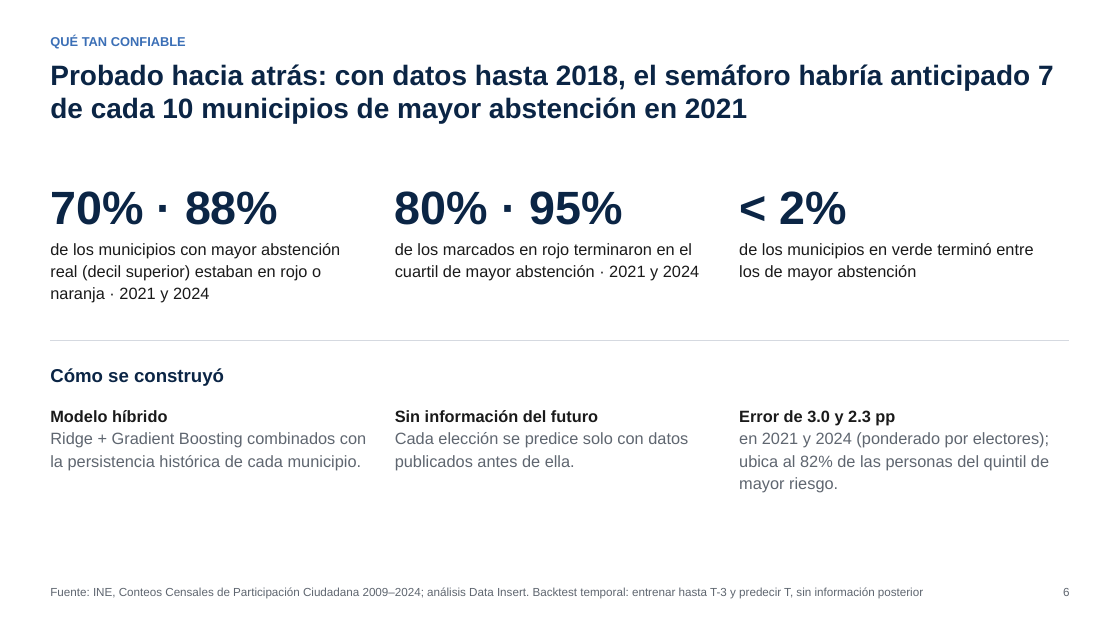
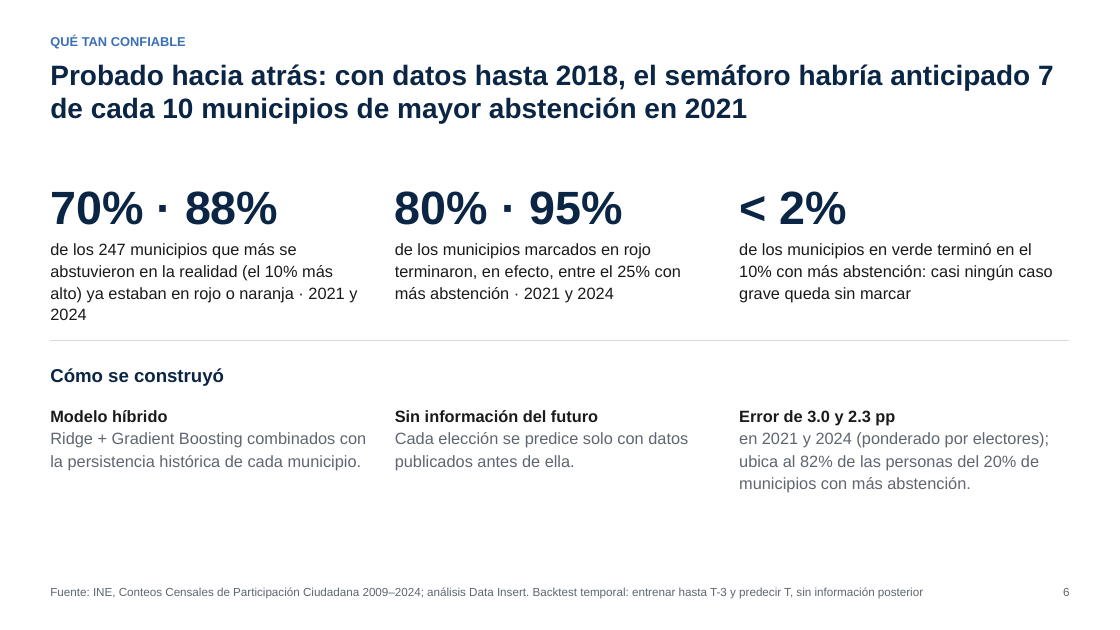
Before and after one commit to PBJulian/semaforo-abstencion-2027, a slide deck: slide 6 of entregables/Presentacion_ejecutiva_DataInsert.pptx. Drawn at 1120x630 pixels with LibreOffice and Linux fonts; fonts in the diff are those of the drawing. Boxes give left, top, right and bottom in pixels: in the first picture for what was removed or moved away, otherwise in the second. Text is boxed around its words. In the diff, an @@ line names an element or a change of style, - is before the commit and + after.

```diff
--- a/entregables/Presentacion_ejecutiva_DataInsert.pptx
+++ b/entregables/Presentacion_ejecutiva_DataInsert.pptx
@@ text at <box>50,243,357,320</box>: text changed @@
-de los municipios con mayor abstención real (decil superior) estaban en rojo o naranja · 2021 y 2024
+de los 247 municipios que más se abstuvieron en la realidad (el 10% más alto) ya estaban en rojo o naranja · 2021 y 2024
@@ text at <box>395,243,681,302</box>: text changed @@
-de los marcados en rojo terminaron en el cuartil de mayor abstención · 2021 y 2024
+de los municipios marcados en rojo terminaron, en efecto, entre el 25% con más abstención · 2021 y 2024
@@ text at <box>739,243,1053,302</box>: text changed @@
-de los municipios en verde terminó entre los de mayor abstención
+de los municipios en verde terminó en el 10% con más abstención: casi ningún caso grave queda sin marcar
@@ text at <box>739,432,1049,493</box>: text changed @@
-en 2021 y 2024 (ponderado por electores); ubica al 82% de las personas del quintil de mayor riesgo.
+en 2021 y 2024 (ponderado por electores); ubica al 82% de las personas del 20% de municipios con más abstención.
```
Also in this commit, not shown: 3 other slides changed, 2 other files.
